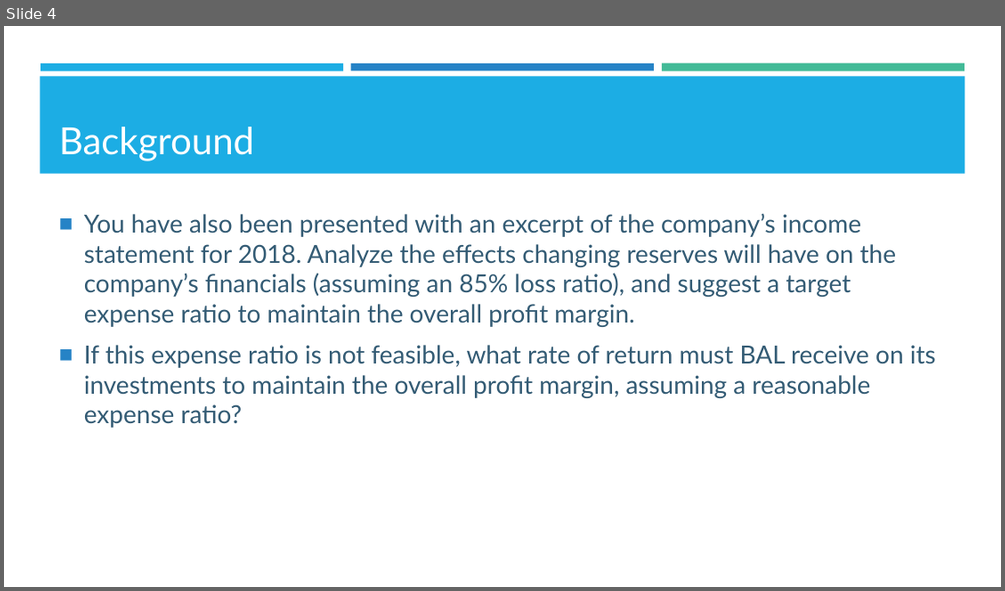
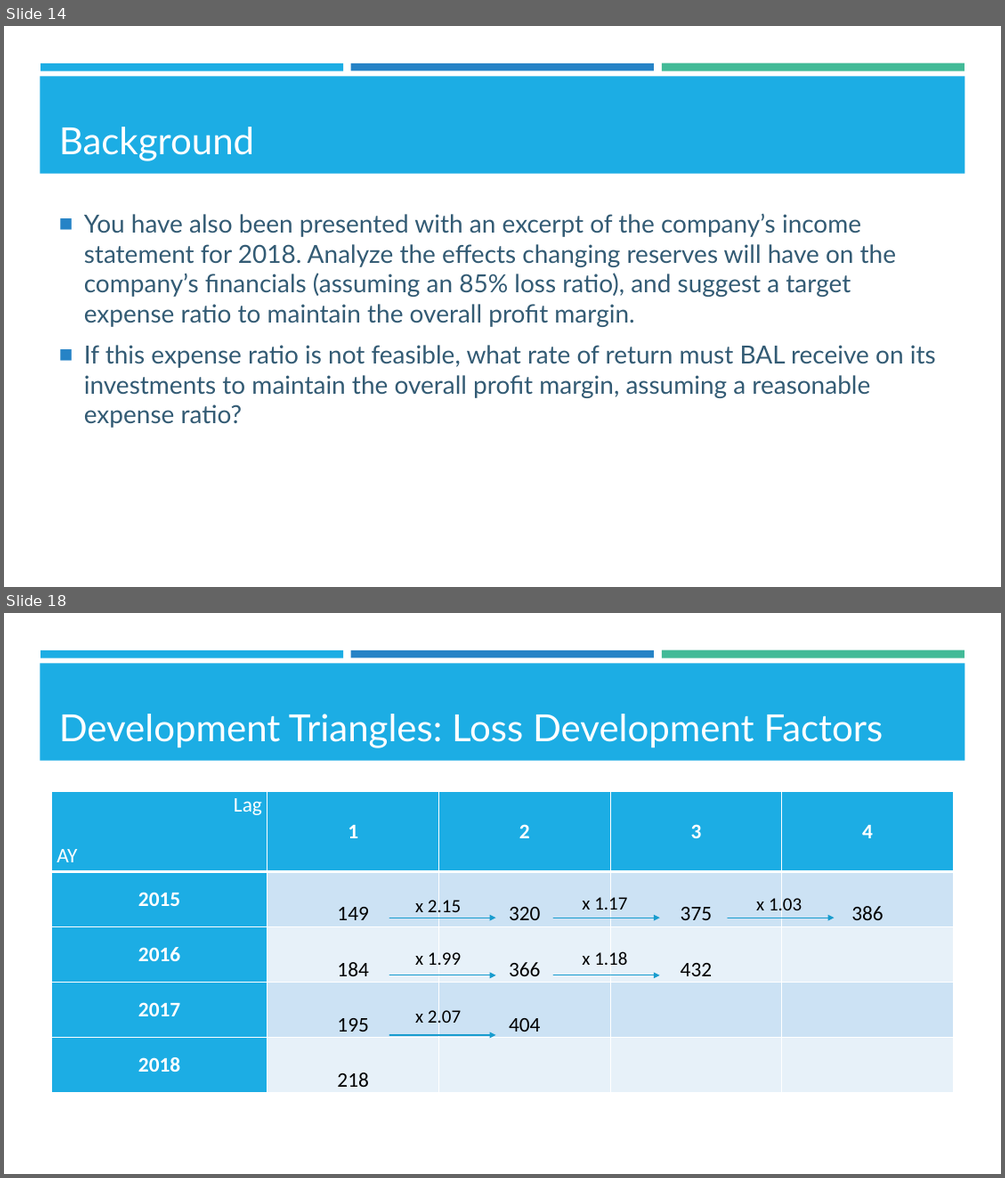
Before and after one commit to kzhu98/kzhu98.github.io, a slide deck: projects/BASWorkshops/Excel_II/Excel_II_Slides.pptx. Shown one above the other, each under a label of ours: slide 4 before the commit, slides 14 and 18 after it; the slides between them are not shown. The pictures are 1005x591 and 1005x1178 pixels, drawn with LibreOffice and Linux fonts; fonts in the diff are those of the drawing; background and template pictures are left out. Boxes give left, top, right and bottom in pixels: in the first picture for what was removed or moved away, otherwise in the second. Text is boxed around its words. In the diff, an @@ line names an element or a change of style, - is before the commit and + after.

```diff
--- a/projects/BASWorkshops/Excel_II/Excel_II_Slides.pptx
+++ b/projects/BASWorkshops/Excel_II/Excel_II_Slides.pptx
@@ slide 18 added at <box>4,613,1001,1174</box>, background #FFFFFF; not listed: 4 template elements that a slide beside it also shows @@
@@ title added at <box>59,714,883,748</box>, 36 pt, text #FFFFFF @@
+Development Triangles: Loss Development Factors
@@ table added at <box>52,792,953,1093</box>, 5 rows, 5 columns @@
+Lag / AY | 1 | 2 | 3 | 4
+2015 | 149 | 320 | 375 | 386
+2016 | 184 | 366 | 432 | 
+2017 | 195 | 404 |  | 
+2018 | 218 |  |  | 
@@ text added at <box>415,896,461,917</box>, 18 pt, text #000000 @@
+x 2.15
@@ text added at <box>582,893,627,915</box>, 18 pt, text #000000 @@
+x 1.17
@@ text added at <box>756,894,801,916</box>, 18 pt, text #000000 @@
+x 1.03
@@ arrow added from (390, 917) to (496, 917), #189CCE 1 pt @@
@@ arrow added from (554, 917) to (660, 917), #189CCE 1 pt @@
@@ arrow added from (728, 917) to (834, 917), #189CCE 1 pt @@
@@ text added at <box>415,952,461,965</box>, 18 pt, text #000000 @@
+x 1.99
@@ text added at <box>582,951,627,965</box>, 18 pt, text #000000 @@
+x 1.18
@@ arrow added from (390, 975) to (496, 975), #189CCE 1 pt @@
@@ arrow added from (554, 975) to (660, 975), #189CCE 1 pt @@
@@ text added at <box>415,1007,461,1029</box>, 18 pt, text #000000 @@
+x 2.07
@@ arrow added from (390, 1035) to (496, 1035), #189CCE 1 pt @@
@@ what was slide 4 is now slide 14 @@
```
Also in this commit, not shown: 10 other slides added, 14 other files.
